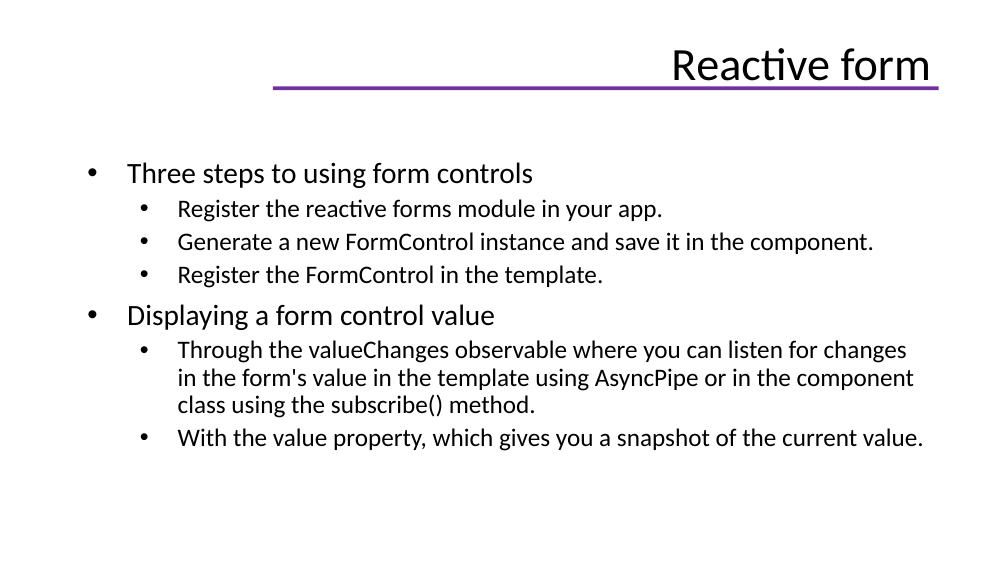
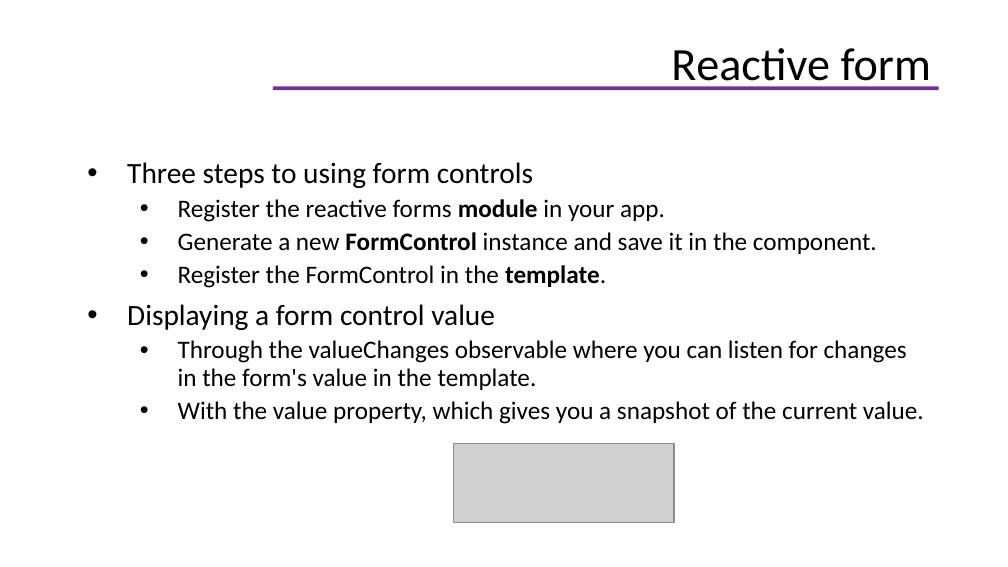
Before and after one commit to helenhash/angular-training, a slide deck: slide 67 of docs/Angular Training.pptx. Drawn at 1008x567 pixels with LibreOffice and Linux fonts; fonts in the diff are those of the drawing; grey boxes stand for pictures; background and template pictures are left out. Boxes give left, top, right and bottom in pixels: in the first picture for what was removed or moved away, otherwise in the second. Text is boxed around its words. In the diff, an @@ line names an element or a change of style, - is before the commit and + after.

```diff
--- a/docs/Angular Training.pptx
+++ b/docs/Angular Training.pptx
@@ text at <box>178,199,877,288</box>: bold on in "module", "FormControl", "template." @@
@@ text at <box>178,340,907,390</box>: text changed @@
-  • Through the valueChanges observable where you can listen for changes in the form's value in the template using AsyncPipe or in the component class using the subscribe() method.
+  • Through the valueChanges observable where you can listen for changes in the form's value in the template.
@@ picture added at <box>454,444,674,523</box> @@
```
Also in this commit, not shown: 7 other slides changed, 1 slide added, 1 slide removed.
